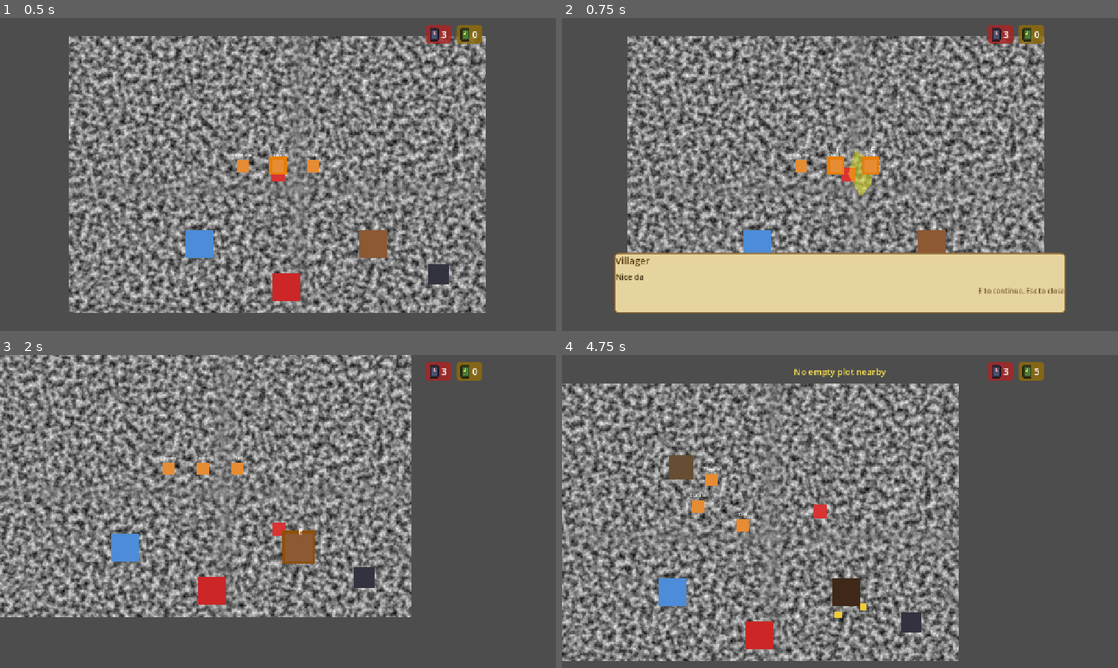
Above: before the commit, frames 1-4 (two rows, left to right).
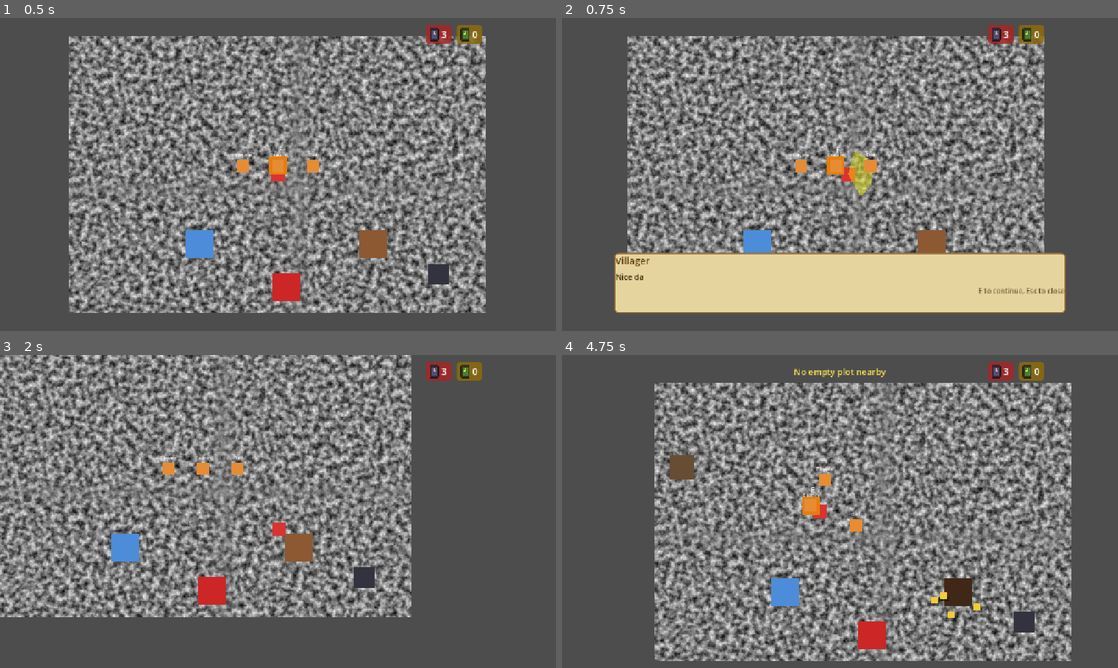
Above: after the commit, the same moments.

Repository: Saitamadupauvre/brotatomato
Game: Godot game, scene res://scenes/main/main.tscn
The game is run twice, just before and just after one commit, with the same random seed, the same clock (stepped at 60 frames per second) and the same inputs. The engine's default icon, where the game draws it, is replaced by a stand-in: a white triangle on a blue panel in a dark square.
Inputs (mouse positions are in pixels of both pictures, inside the frame that each line leads up to):
- Up to frame 1 (0.5 s): no input
- Up to frame 2 (0.75 s): tap Enter at 0.5 s; move the mouse to (962, 158) at 0.52 s; hold D (move_right) from 0.53 s (still down); hold E (interact) from 0.53 s (still down); click (962, 158) at 0.67 s
- Up to frame 3 (2 s): move the mouse to (166, 527) at 1.27 s; release D (move_right) at 1.28 s; release E (interact) at 1.28 s; hold S (move_down) from 1.28 s (still down); click (166, 527) at 1.35 s; tap E (interact) at 1.55 s
- Up to frame 4 (4.75 s): move the mouse to (895, 442) at 2.02 s; release S (move_down) at 2.03 s; hold D (move_right) 2.03-2.78 s; hold E (interact) 2.03-2.78 s; tap Shift (dash) at 2.1 s; move the mouse to (812, 574) at 2.77 s; hold W (move_up) 2.78-3.53 s; tap E (interact) at 2.85, 3.8, 4.55 s; click (812, 574) at 2.92 s; move the mouse to (1006, 558) at 3.52 s; hold R (move_plot) 3.53-4.28 s; hold A (move_left) from 3.53 s (still down); move the mouse to (673, 464) at 4.27 s; tap G (place_plot) at 4.35 s

Frame 1 is identical in both runs. In frame 2, less than 0.1% of the frame differs, in the area x 54-57%, y 41-50%; in frame 3, 0.2%; in frame 4, 57%, in the area x 0-92%, y 4-98%.

Commit message:
fix(interactable): tighten range and resolve one interact per press

Diff:
--- a/scenes/components/interactable.tscn
+++ b/scenes/components/interactable.tscn
@@ -4,7 +4,7 @@
 [ext_resource type="Script" path="res://scripts/components/behavior_host.gd" id="2_host"]
 
 [sub_resource type="CircleShape2D" id="CircleShape2D_range"]
-radius = 64.0
+radius = 40.0
 
 [node name="Interactable" type="Area2D"]
 collision_layer = 0
--- a/scripts/components/interactable_component.gd
+++ b/scripts/components/interactable_component.gd
@@ -20,6 +20,12 @@
 @onready var _host: BehaviorHost = $Host
 
 var _player_nearby: bool = false
+var _player_ref: Node2D = null
+
+## Every Interactable currently in range of the player, shared across all
+## instances — used so one E press resolves to the single closest one
+## instead of broadcasting to every overlapping detection circle at once.
+static var _in_range: Array[InteractableComponent] = []
 
 
 func _ready() -> void:
@@ -27,10 +33,17 @@
 	body_exited.connect(_on_body_exited)
 
 
+func _exit_tree() -> void:
+	_in_range.erase(self)
+
+
 func _unhandled_input(event: InputEvent) -> void:
 	if not disabled and _player_nearby and event.is_action_pressed("interact"):
+		if self != _closest_in_range():
+			return
 		_host.broadcast("interacted")
 		interacted.emit()
+		get_viewport().set_input_as_handled()
 
 
 func _on_body_entered(body: Node2D) -> void:
@@ -38,11 +51,25 @@
 		return
 	if body.is_in_group("player"):
 		_player_nearby = true
+		_player_ref = body
+		_in_range.append(self)
 		_host.broadcast("player_in_range")
 
 
 func _on_body_exited(body: Node2D) -> void:
 	if body.is_in_group("player"):
 		_player_nearby = false
+		_in_range.erase(self)
 		_host.broadcast("player_out_of_range")
 		player_out_of_range.emit()
+
+
+func _closest_in_range() -> InteractableComponent:
+	var closest: InteractableComponent = null
+	var closest_distance: float = INF
+	for candidate in _in_range:
+		var distance: float = candidate.global_position.distance_squared_to(candidate._player_ref.global_position)
+		if distance < closest_distance:
+			closest_distance = distance
+			closest = candidate
+	return closest
